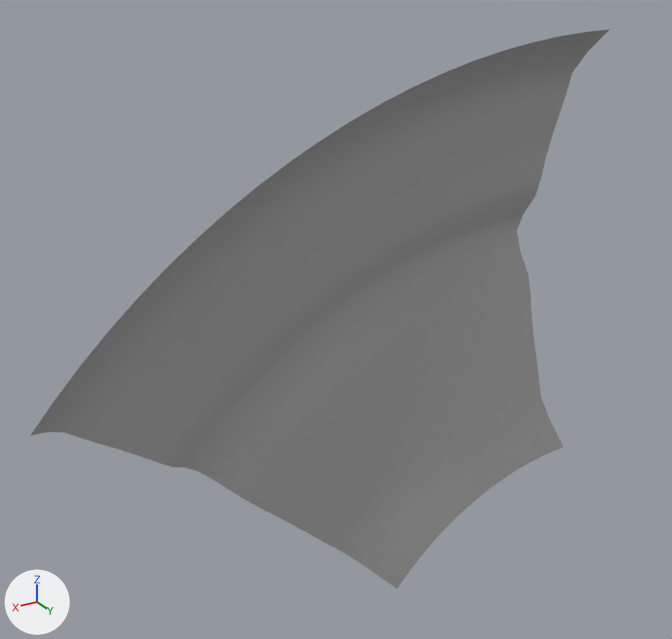
An edit to the FBX model Assets/Game/Art/FBX/river_elements/Sinistra_50_Gradi.fbx, drawn before and after from the same camera.
Both versions are drawn from a 50 mm camera at (24.5, 38.4, 17.0) aimed at (2.6, 1.8, -1.3). Lighting does not change. The marker at lower left points along +X, +Y and +Z.

Objects in the first picture: 'Sinistra_50_Gradi.001'.
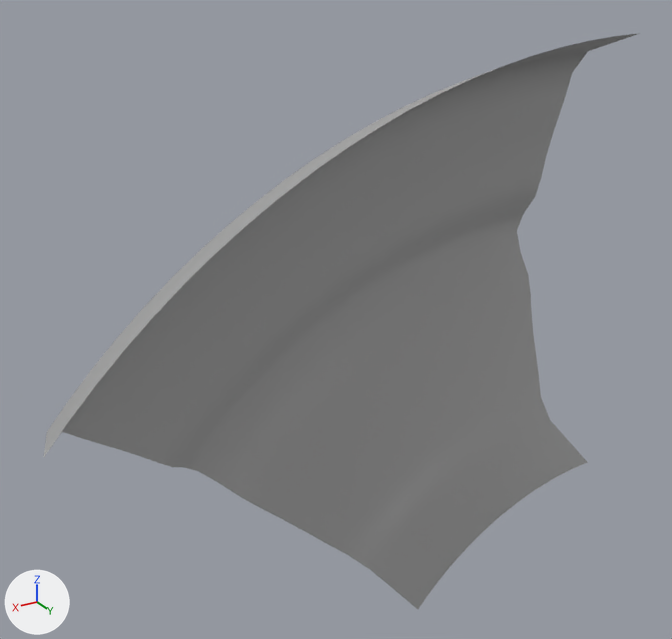
What differs and where, as boxes (x1, y1, x2, y2) in the pictures (672 x 639 px; the box of a moved part takes in the faces that stretch with it):
'Sinistra_50_Gradi.001', reshaped
    before: (30, 29, 610, 588)
    after: (44, 33, 640, 609)
part 1 of me_mesh, moved or reshaped
    before: (30, 29, 610, 436)
    after: (44, 33, 640, 457)
part 2 of me_mesh, moved or reshaped
    before: (371, 420, 563, 588)
    after: (371, 420, 588, 609)

Diff of the bpy script that builds the scene:
```diff
--- a/Assets/Game/Art/FBX/river_elements/Sinistra_50_Gradi.fbx.py
+++ b/Assets/Game/Art/FBX/river_elements/Sinistra_50_Gradi.fbx.py
@@ me_mesh @@
 me_mesh.from_pydata(...)  # 441 vertices, 400 faces; spans x 0.0..30.3, y 0.0..5.6, z -17.5..12.0
 # used by ob_sinistra_50_gradi_001; location = (-12.0, -1.57, 0.0)
+# me_mesh part 1: all 21 vertices in x 0.0..30.3, y 5.6, z -2.1..12.0 are moved by (0.0, 2.0, 0.0)
+# me_mesh part 2: all 21 vertices in x 0.0..11.9, y 5.6, z -17.5..-12.0 are moved by (0.0, 2.0, 0.0)
 me_mesh.materials.append(mat_standardsurface1)
```
